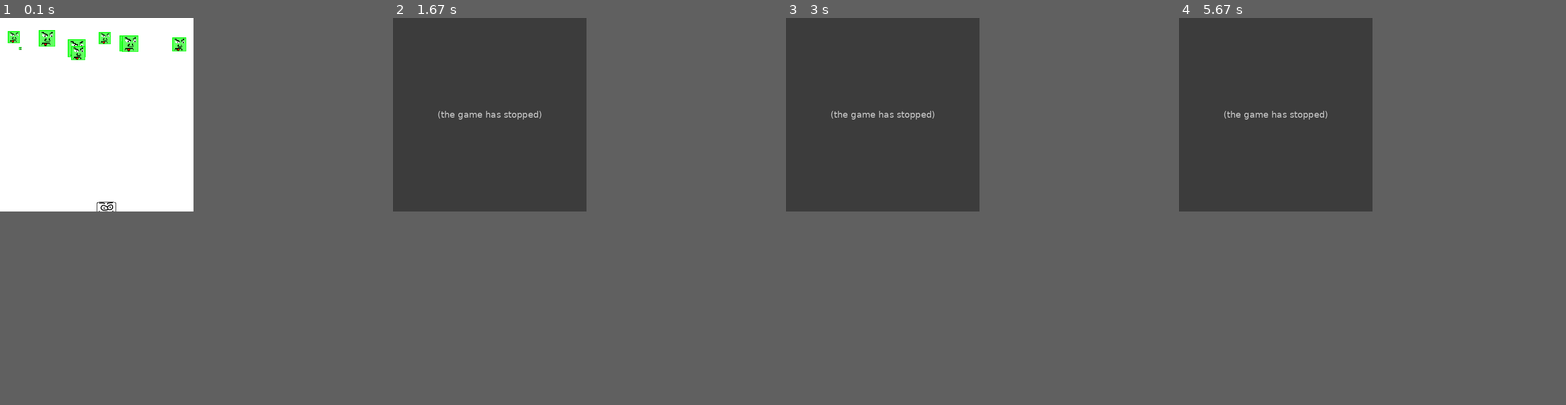
Above: before the commit, frames 1-4 (left to right).
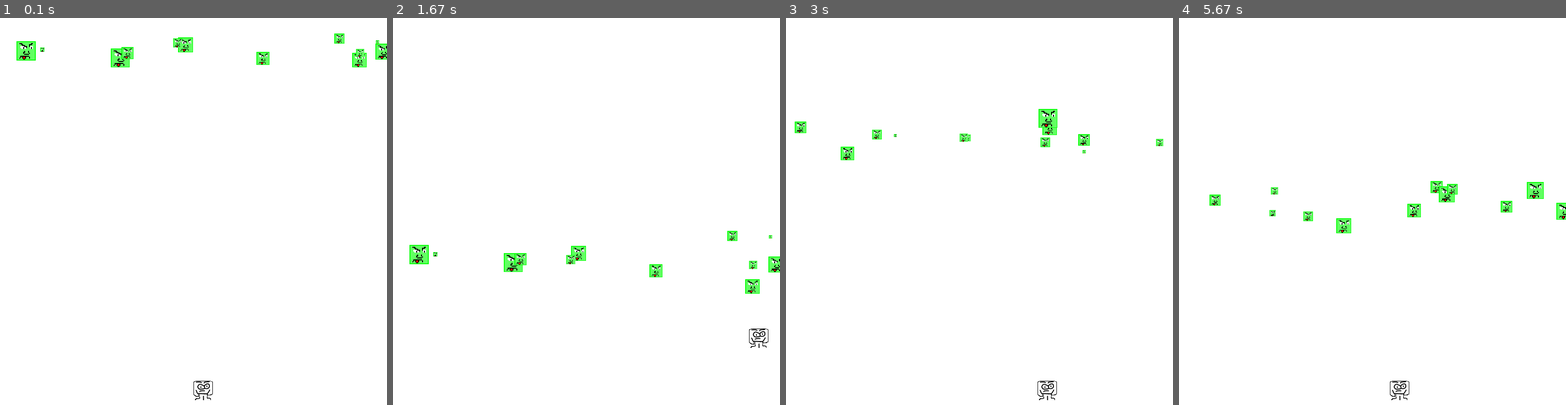
Above: after the commit, the same moments.

Repository: HardEnoughy/games_on_python
Game: pygame game, started from Pygame/dodger_game.py
The game is run twice, just before and just after one commit, with the same random seed, the same clock (stepped at 60 frames per second) and the same inputs.
Inputs:
- Up to frame 1 (0.1 s): no input
- Up to frame 2 (1.67 s): hold Right 0.33-0.8 s; hold Up 0.83-1.13 s; hold Right 1.17-1.63 s
- Up to frame 3 (3 s): hold Left 1.67-2.2 s; tap Space at 2.23 s; hold Down 2.57-2.87 s; hold Left from 2.9 s (still down)
- Up to frame 4 (5.67 s): release Left at 3.3 s; hold Up 3.33-3.7 s; hold Right 3.73-4.37 s; tap Space at 4.4 s; hold Down 4.73-5.1 s; hold Left 5.13-5.6 s; hold Right from 5.63 s (still down)
The window is 400x400 before the commit and 800x800 after it. Grey fills any space a smaller window leaves; there, only what the larger window draws over its background counts as a difference.

The runs differ from the first frame. In frame 1, 2.0% of the frame differs, in the area x 2-100%, y 3-99%; in frame 2, 26%, in the area x 0-100%, y 0-86%; in frame 3, 26%; in frame 4, 26%.
Before the commit the program exited at 1.5 s; later frames show no game.

Commit message:
game_over_window_added

Diff:
--- a/Pygame/dodger_game.py
+++ b/Pygame/dodger_game.py
@@ -1,12 +1,16 @@
 import pygame, sys, random
 from pygame.locals import *
+
+pygame.init()
 
 #constants
 PLAYERSPEED = 6
 WHITE = (255, 255, 255)
-NEWENEMY = 7
-WINDOWWIDTH = 400
-WINDOWHEIGHT = 400
+NEWENEMY = 12
+WINDOWWIDTH = 800
+WINDOWHEIGHT = 800
+PLAYERSIZE = 50
+BLUE = (0, 0, 255)
 
 class DodgerGame():
     def __init__(self):
@@ -17,14 +21,13 @@
         pygame.display.set_caption("Dodger game")
 
         #player setting
-        self.player = pygame.Rect(200, 380, 40, 40)
+        self.player = pygame.Rect(WINDOWWIDTH // 2, WINDOWHEIGHT - PLAYERSIZE, PLAYERSIZE, PLAYERSIZE)
         self.player_image = pygame.image.load("images/player.png")
 
         #baddies settings
         self.baddie_image = pygame.image.load("images/baddie.png")
         self.baddies_stretch = []
         self.baddies = []
-        self.baddies_counter = 0
         for i in range(10):
             self.add_baddie()
 
@@ -33,6 +36,50 @@
         self.is_right = False
         self.is_up = False
         self.is_down = False
+
+        #text for end game
+        self.main_font = pygame.font.SysFont(None, 48)
+        self.game_over_text = self.main_font.render("GAME OVER", False, WHITE, BLUE)
+        self.font = pygame.font.SysFont(None, 30)
+        self.after_game_text = self.font.render("Do you want to try again? Press space for again and esc for exit", False, WHITE, BLUE)
+
+    def show_game_over(self):
+        #game over text
+        game_over_rect = self.game_over_text.get_rect()
+        game_over_rect.centerx = self.main_surface.get_rect().centerx
+        game_over_rect.centery = self.main_surface.get_rect().centery
+
+        #hint text
+        after_game_rect = self.after_game_text.get_rect()
+        after_game_rect.centerx = self.main_surface.get_rect().centerx
+        after_game_rect.centery = self.main_surface.get_rect().centery + 50
+
+        self.main_surface.fill(BLUE)
+
+        self.main_surface.blit(self.game_over_text, game_over_rect)
+        self.main_surface.blit(self.after_game_text, after_game_rect)
+
+        pygame.display.update()
+
+        is_again = False
+        while True:
+            for event in pygame.event.get():
+                if event.type == QUIT:
+                    pygame.quit()
+                    sys.exit()
+
+                if event.type == KEYDOWN:
+                    if event.key == K_ESCAPE:
+                        pygame.quit()
+                        sys.exit()
+                    if event.key == K_SPACE:
+                        is_again = True
+
+            if is_again:
+                break
+
+        self.run_game()
+
 
     def add_baddie(self):
         size = random.randint(5, 40)
@@ -47,12 +94,23 @@
         self.main_surface.blit(self.baddies_stretch[self.baddies.index(baddie)], baddie)
 
     def run_game(self):
+        self.main_surface.fill(WHITE)
+        self.baddies = []
+        self.baddies_stretch = []
+        self.is_left = False
+        self.is_right = False
+        self.is_up = False
+        self.is_down = False
+        pygame.display.update()
+        is_game_over = False
         while True:
+            #event checks
             for event in pygame.event.get():
                 if event.type == QUIT:
                     pygame.quit()
                     sys.exit()
 
+                #keydown events
                 if event.type == KEYDOWN:
                     if event.key == K_LEFT:
                         self.is_left = True
@@ -63,6 +121,7 @@
                     if event.key == K_UP:
                         self.is_up = True
 
+                #keyup events
                 if event.type == KEYUP:
                     if event.key == K_LEFT:
                         self.is_left = False
@@ -73,11 +132,14 @@
                     if event.key == K_UP:
                         self.is_up = False
 
+            #adding baddies if there is not enough
             while len(self.baddies) < NEWENEMY:
                 self.add_baddie()
 
+            #filling display
             self.main_surface.fill(WHITE)
 
+            #moving player if needed
             if self.is_up and self.player.top > 0:
                 self.player.top -= PLAYERSPEED
             if self.is_right and self.player.right < WINDOWWIDTH:
@@ -87,6 +149,7 @@
             if self.is_left and self.player.left > 0:
                 self.player.left -= PLAYERSPEED
 
+            #removing or moving baddies
             for baddie in self.baddies[:]:
                 if baddie.bottom >= WINDOWHEIGHT:
                     self.baddies.remove(baddie)
@@ -95,14 +158,21 @@
                     self.move_baddie(baddie)
                     self.draw_baddie(baddie)
 
+                #checking collision
                 if self.player.colliderect(baddie):
-                    pygame.quit()
-                    sys.exit()
+                   is_game_over = True
 
+            if is_game_over:
+                break
+
+            #drawing player
             self.main_surface.blit(self.player_image, self.player)
 
+            #updating display
             pygame.display.update()
-            self.main_clock.tick(40)
+            self.main_clock.tick(60)
+
+        self.show_game_over()
 
 game = DodgerGame()
 game.run_game()
